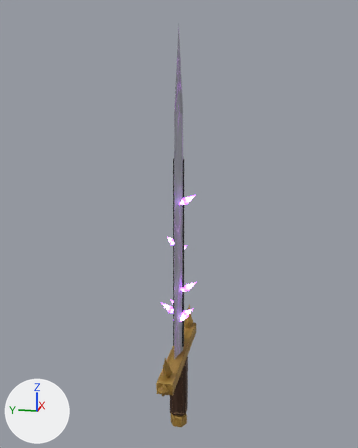
What one commit did to the FBX model cyclops/export/weapons/HighSword.fbx.
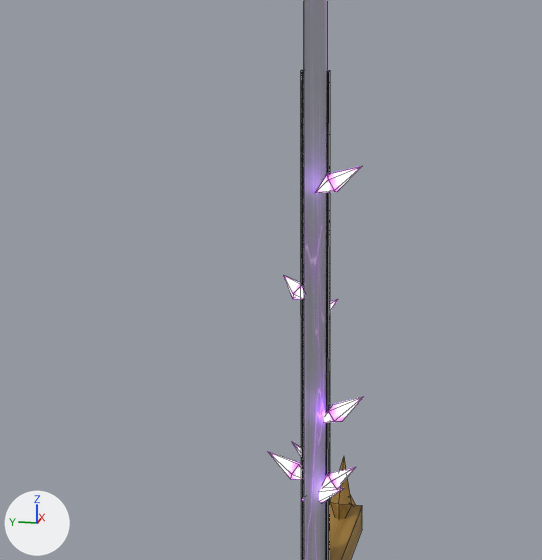
Each version is shown whole from a 50 mm lens placed at (-4.88, -0.98, 3.08), pointed at (0.05, 0.01, 1.85), then close up on the part from 17% to 74% of the width and 29% to 77% of the height. The lights are fixed; the arrows at lower left show +X, +Y and +Z. The older version's two pictures come first. The close-ups show mesh edges as thin lines.

Objects in the first close-up: 'Blade', 'Glow', 'Guard'.
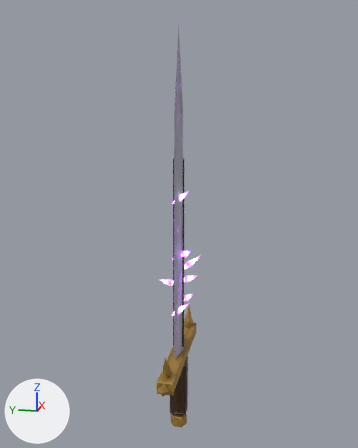
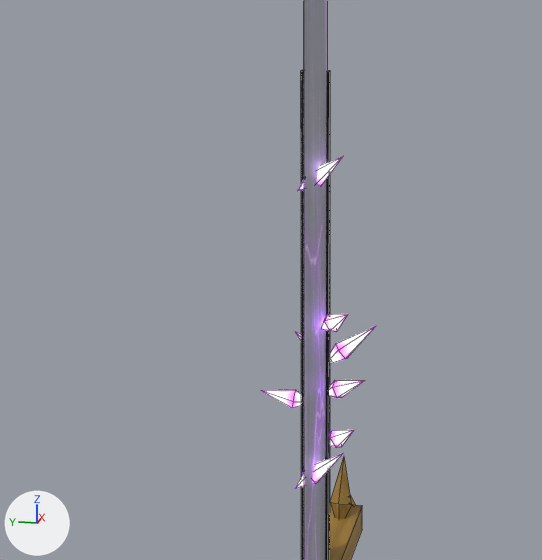
Boxes [x1, y1, x2, y2] around the edits, measured in the close-ups (542 x 560 px; the box of a moved part takes in the faces that stretch with it):
'Glow', reshaped (20% wider): before [269, 166, 363, 502]; after [262, 156, 375, 488]
part 1 of me_glow, moved or reshaped: before [269, 397, 363, 502]; after [262, 156, 365, 448]
part 2 of me_glow, moved or reshaped: before [284, 276, 338, 311]; after [296, 326, 375, 364]
part 3 of me_glow, moved or reshaped: before [315, 166, 362, 193]; after [295, 453, 343, 488]

The change, as a diff of the scene's bpy script:
```diff
--- a/cyclops/export/weapons/HighSword.fbx.py
+++ b/cyclops/export/weapons/HighSword.fbx.py
@@ me_glow @@
-me_glow.from_pydata(...)  # 56 vertices, 80 faces; spans x -0.148..0.173, y -0.212..0.204, z 0.777..2.19
-me_glow.vertices[35].co = (-0.032, 0.083, 1.659)  # pixel (293, 293)
-me_glow.vertices[36].co = (-0.016, 0.052, 1.69)  # pixel (301, 285)
-me_glow.vertices[37].co = (0.029, 0.042, 1.678)
-me_glow.vertices[38].co = (0.04, 0.067, 1.64)
-me_glow.vertices[39].co = (0.002, 0.092, 1.628)  # pixel (292, 298)
-me_glow.vertices[40].co = (0.035, 0.137, 1.713)  # pixel (283, 275)
-me_glow.vertices[41].co = (-0.012, 0.028, 1.629)
-me_glow.vertices[42].co = (0.173, 0.021, 1.533)
-me_glow.vertices[43].co = (0.141, 0.037, 1.563)
-me_glow.vertices[44].co = (0.1, 0.017, 1.551)
-me_glow.vertices[45].co = (0.107, -0.011, 1.515)
-me_glow.vertices[46].co = (0.152, -0.009, 1.503)
-me_glow.vertices[47].co = (0.153, -0.063, 1.593)  # pixel (338, 298)
-me_glow.vertices[48].co = (0.124, 0.052, 1.5)
-me_glow.vertices[7].co = (-0.075, -0.08, 2.121)
-me_glow.vertices[8].co = (-0.105, -0.064, 2.154)  # pixel (326, 174)
-me_glow.vertices[9].co = (-0.148, -0.077, 2.141)  # pixel (328, 179)
-me_glow.vertices[10].co = (-0.145, -0.101, 2.101)  # pixel (334, 190)
-me_glow.vertices[11].co = (-0.1, -0.103, 2.088)  # pixel (337, 191)
-me_glow.vertices[12].co = (-0.101, -0.2, 2.19)  # pixel (362, 165)
-me_glow.vertices[13].co = (-0.122, -0.021, 2.083)  # pixel (314, 193)
+me_glow.from_pydata(...)  # 56 vertices, 80 faces; spans x -0.148..0.105, y -0.227..0.225, z 0.878..2.221
+# me_glow part 1: 35 of 56 vertices moved; they spanned x -0.103..0.119, y -0.212..0.204, z 0.777..1.275 and now span x -0.101..0.1, y -0.202..0.225, z 0.991..2.221; mean shift (-0.001, -0.013, 0.502); largest move (0.02, 0.204, 0.965) -> (-0.08, -0.124, 2.221)
+# me_glow part 2
+me_glow.vertices[35].co = (0.105, -0.084, 1.399)
+me_glow.vertices[36].co = (0.073, -0.067, 1.428)  # pixel (335, 343)
+me_glow.vertices[37].co = (0.031, -0.085, 1.417)  # pixel (338, 350)
+me_glow.vertices[38].co = (0.037, -0.114, 1.38)  # pixel (345, 358)
+me_glow.vertices[39].co = (0.083, -0.113, 1.369)  # pixel (347, 358)
+me_glow.vertices[40].co = (0.095, -0.227, 1.508)  # pixel (376, 325)
+me_glow.vertices[41].co = (0.049, -0.018, 1.338)
+me_glow.vertices[42].co = (0.001, -0.008, 1.405)
+me_glow.vertices[43].co = (0.031, -0.029, 1.435)
+me_glow.vertices[44].co = (0.074, -0.015, 1.423)
+me_glow.vertices[45].co = (0.071, 0.015, 1.387)
+me_glow.vertices[46].co = (0.026, 0.019, 1.376)
+me_glow.vertices[47].co = (0.031, 0.091, 1.483)  # pixel (295, 331)
+me_glow.vertices[48].co = (0.046, -0.056, 1.362)  # pixel (331, 361)
+# me_glow part 3
+me_glow.vertices[7].co = (-0.074, -0.002, 0.934)
+me_glow.vertices[8].co = (-0.105, 0.017, 0.964)
+me_glow.vertices[9].co = (-0.148, 0.001, 0.952)
+me_glow.vertices[10].co = (-0.143, -0.028, 0.916)  # pixel (315, 483)
+me_glow.vertices[11].co = (-0.098, -0.03, 0.904)  # pixel (318, 481)
+me_glow.vertices[12].co = (-0.094, -0.133, 1.035)  # pixel (343, 452)
+me_glow.vertices[13].co = (-0.125, 0.061, 0.878)  # pixel (294, 488)
 me_glow.materials.append(mat_cyclopsglow)
```
